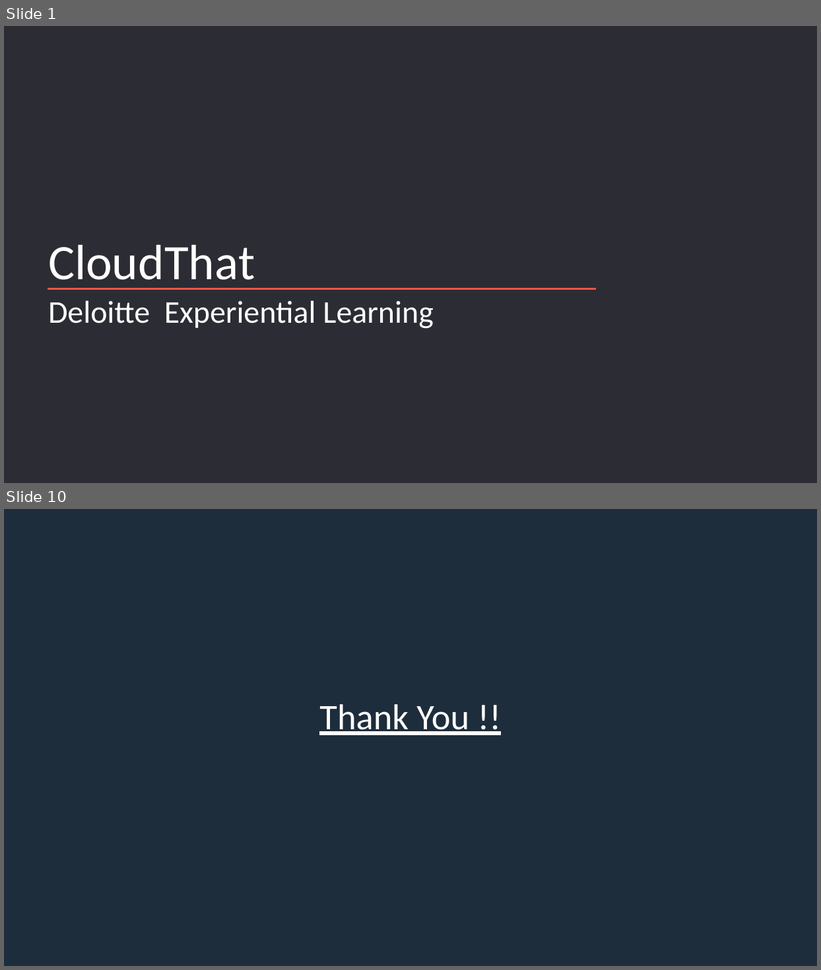
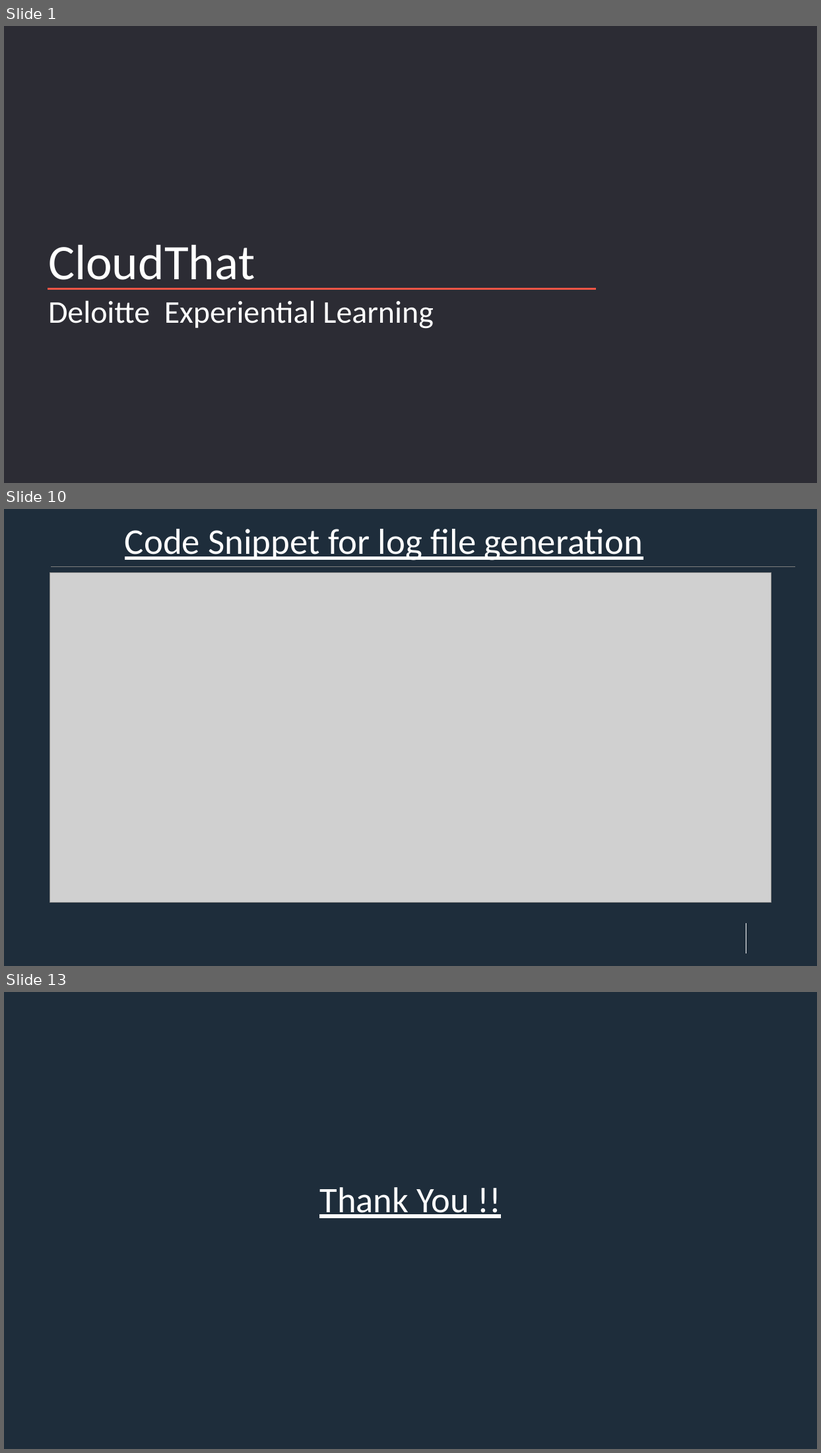
Before and after one commit to RaktimRay/deloitte-case-study-2, a slide deck: AWS_Case_Study_2.pptx. Shown one above the other, each under a label of ours: slides 1 and 10 before the commit, slides 1, 10 and 13 after it; the slides between them are not shown. The pictures are 821x970 and 821x1453 pixels, drawn with LibreOffice and Linux fonts; fonts in the diff are those of the drawing; grey boxes stand for pictures; background and template pictures are left out; a plain dark background stands for a picture behind light text. Boxes give left, top, right and bottom in pixels: in the first picture for what was removed or moved away, otherwise in the second. Text is boxed around its words. In the diff, an @@ line names an element or a change of style, - is before the commit and + after.

```diff
--- a/AWS_Case_Study_2.pptx
+++ b/AWS_Case_Study_2.pptx
@@ slide 10 added at [4, 509, 817, 966], background #FFFFFF; not listed: 1 template element that a slide beside it also shows @@
@@ title added at [125, 529, 644, 560], 42.7 pt, text #FFFFFF, underline @@
+Code Snippet for log file generation
@@ freeform shape added at [51, 566, 796, 566], outline #7E7E7E 0.75 pt @@
@@ picture added at [50, 573, 772, 903] @@
@@ freeform shape added at [746, 923, 746, 954], outline #FFFFFF 0.25 pt @@
@@ what was slide 10 is now slide 13 @@
```
Also in this commit, not shown: 7 slides changed, 3 other slides added, 1 slide removed.
